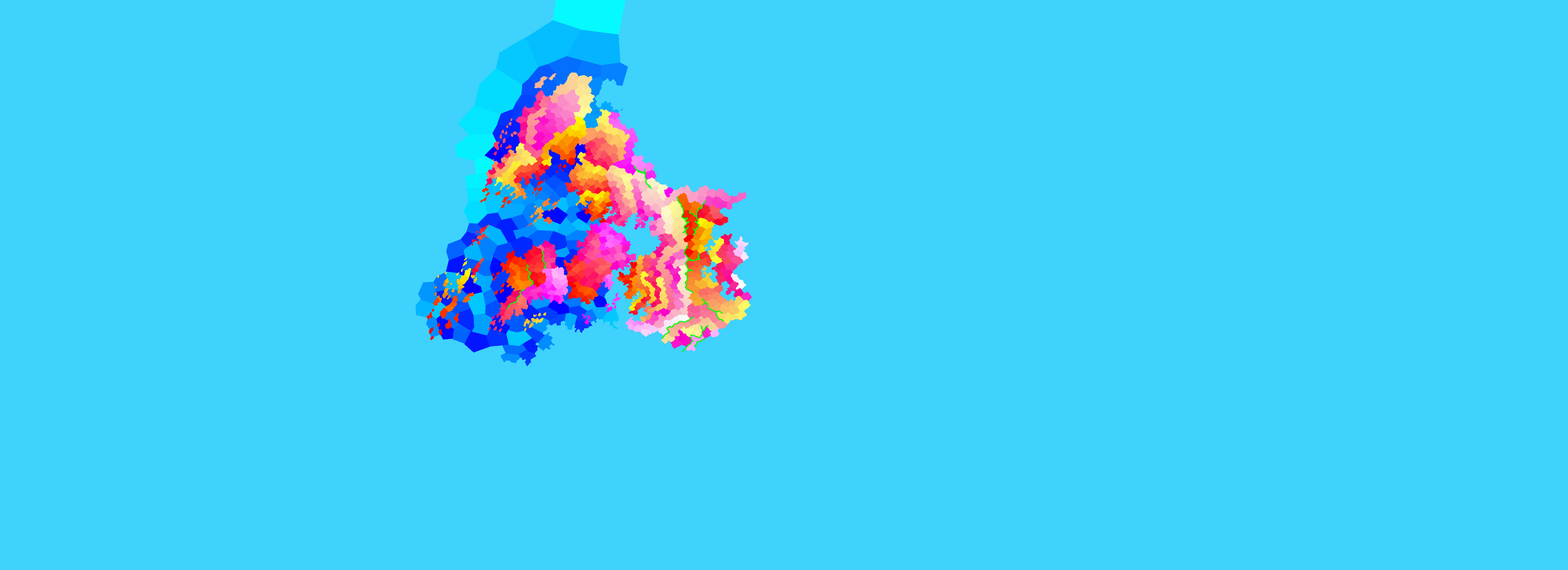
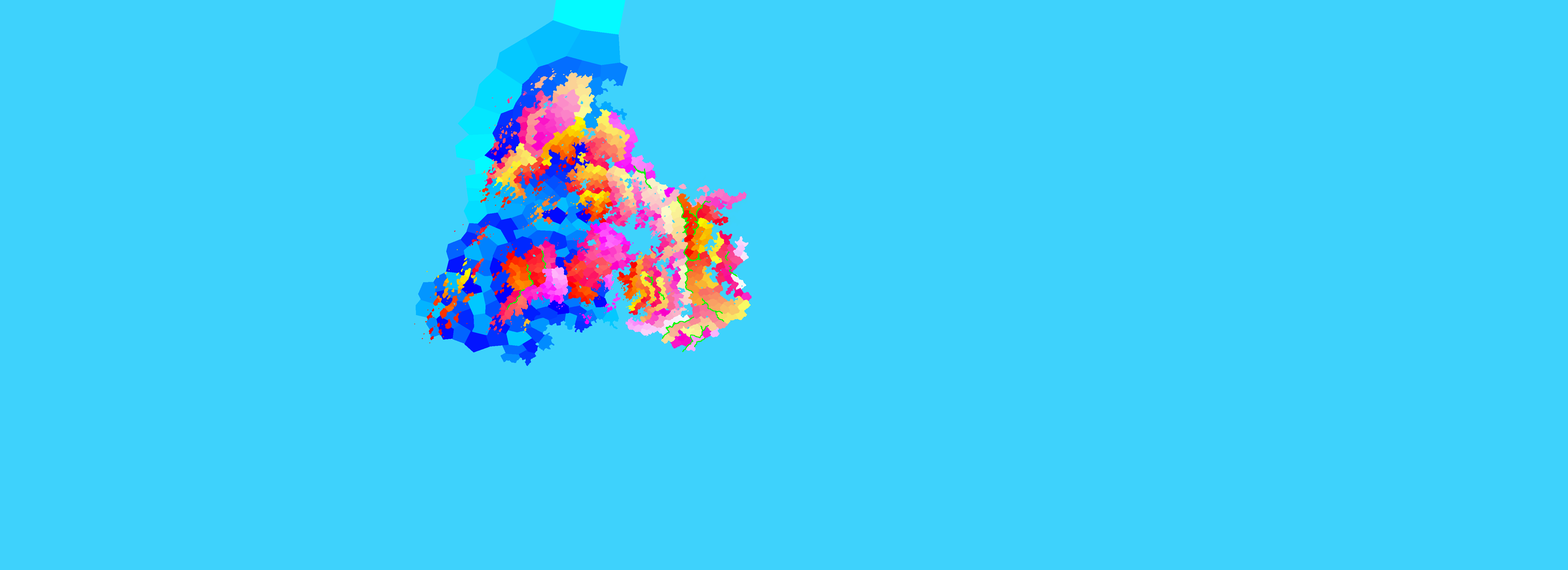
Layers edited between the first and the second (1568, 570) image:
painted on "provinces.bmp" over [414, 68, 748, 344]
